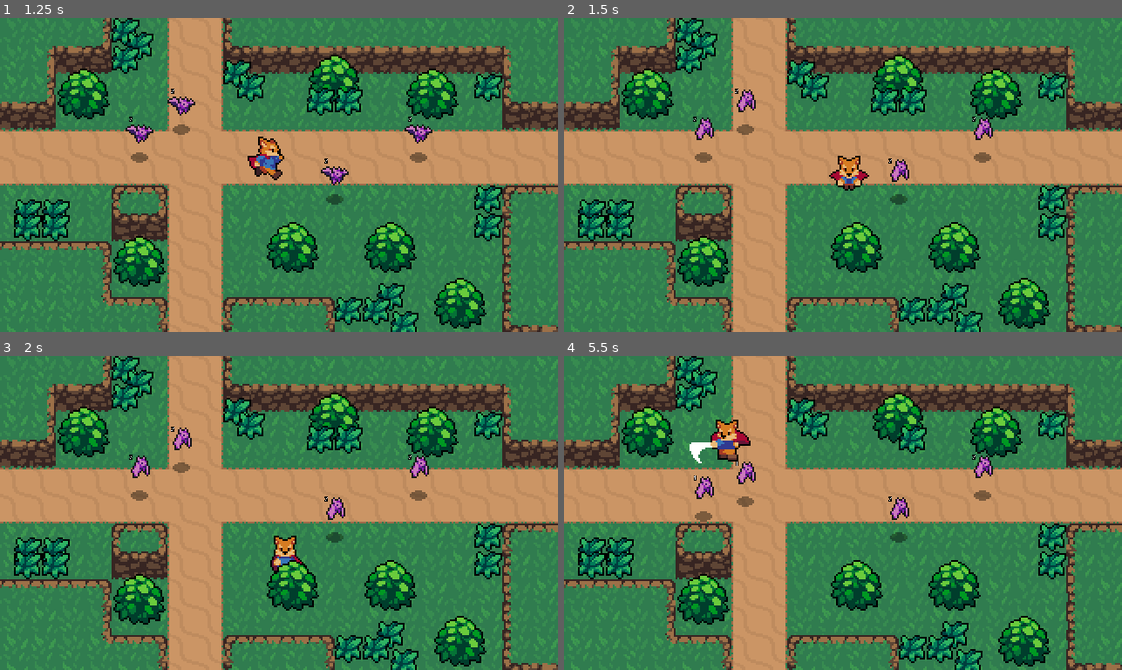
Above: before the commit, frames 1-4 (two rows, left to right).
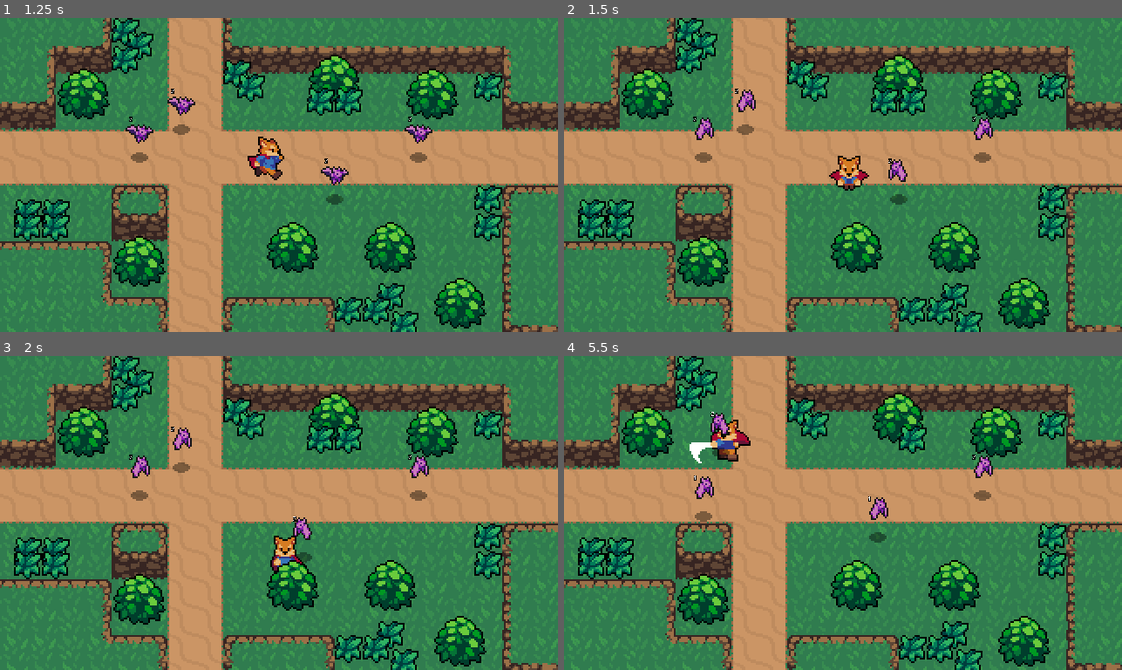
Above: after the commit, the same moments.

Repository: chukmunnlee/action_rpg
Game: Godot game, scene res://World.tscn
Two runs of this game, one before a commit and one after it. Both use one fixed random seed, a clock stepped at 60 frames per second and the inputs below.
Inputs:
- Up to frame 1 (1.25 s): hold Right (ui_right) from 0.53 s (still down); tap Space (attack) at 0.6 s
- Up to frame 2 (1.5 s): release Right (ui_right) at 1.28 s; hold Down (ui_down) from 1.28 s (still down); tap R (roll) at 1.35 s
- Up to frame 3 (2 s): keep holding Down (ui_down)
- Up to frame 4 (5.5 s): release Down (ui_down) at 2.03 s; hold Right (ui_right) 2.03-2.78 s; tap Space (attack) at 2.1, 3.6, 5.1 s; hold Up (ui_up) 2.78-3.53 s; tap R (roll) at 2.85, 4.35 s; hold Left (ui_left) 3.53-5.03 s; hold Down (ui_down) from 5.03 s (still down)

Frame 1 is identical in both runs. In frame 2, 0.2% of the frame differs, in the area x 58-62%, y 44-53%; in frame 3, 0.5%; in frame 4, 1.0%, in the area x 26-62%, y 17-60%.

Commit message:
Bat AI Start

Diff:
--- /dev/null
+++ b/Effects/HitEffect.tscn
@@ -0,0 +1,26 @@
+[gd_scene load_steps=6 format=2]
+
+[ext_resource path="res://Effects/Effect.gd" type="Script" id=1]
+[ext_resource path="res://Effects/HitEffect.png" type="Texture" id=2]
+
+[sub_resource type="AtlasTexture" id=1]
+atlas = ExtResource( 2 )
+region = Rect2( 0, 0, 24, 24 )
+
+[sub_resource type="AtlasTexture" id=2]
+atlas = ExtResource( 2 )
+region = Rect2( 24, 0, 24, 24 )
+
+[sub_resource type="SpriteFrames" id=3]
+animations = [ {
+"frames": [ SubResource( 1 ), SubResource( 2 ) ],
+"loop": true,
+"name": "Animate",
+"speed": 12.0
+} ]
+
+[node name="HitEffect" type="AnimatedSprite"]
+frames = SubResource( 3 )
+animation = "Animate"
+offset = Vector2( 0, -8 )
+script = ExtResource( 1 )
--- a/Enemies/Bat.gd
+++ b/Enemies/Bat.gd
@@ -2,18 +2,56 @@
 
 const EnemyDeathEffect = preload("res://Effects/EnemyDeathEffect.tscn")
 
+export(int) var ACCELERATION = 300
+export(int) var MAX_SPEED = 50
+export(int) var FRICTION = 200
+
+enum {
+	IDLE,
+	WANDER,
+	CHASE
+}
+
+var velocity = Vector2.ZERO
 var knockback = Vector2.ZERO
 var damage = null
 
+var state = CHASE
+
 onready var stats = $Stats
+onready var playerDetectionZone = $PlayerDetectionZone
+onready var sprite = $AnimatedSprite
 
 func _ready():
 	damage = $Damage
 	damage.damage = stats.health
 
 func _physics_process(delta):
-	knockback = knockback.move_toward(Vector2.ZERO, 200 * delta)
+	knockback = knockback.move_toward(Vector2.ZERO, FRICTION * delta)
 	knockback = move_and_slide(knockback)
+
+	match state:
+		IDLE:
+			velocity = velocity.move_toward(Vector2.ZERO, FRICTION * delta)
+			seek_player()
+
+		WANDER:
+			pass
+
+		CHASE:
+			var player = playerDetectionZone.player
+			if null != player:
+				var direction = (player.global_position - global_position).normalized()
+				velocity = velocity.move_toward(direction * MAX_SPEED, ACCELERATION * delta)
+			else:
+				state = IDLE
+
+			sprite.flip_h = velocity.x < 0
+
+	velocity = move_and_slide(velocity)
+
+func seek_player():
+	state = CHASE if playerDetectionZone.can_see_player() else IDLE
 
 func _on_Hurtbox_area_entered(area):
 	# call down, signal up
--- a/Enemies/Bat.tscn
+++ b/Enemies/Bat.tscn
@@ -6,6 +6,7 @@
 [ext_resource path="res://Enemies/Bat.gd" type="Script" id=4]
 [ext_resource path="res://Stats.tscn" type="PackedScene" id=5]
 [ext_resource path="res://Overlap/Damage.tscn" type="PackedScene" id=6]
+[ext_resource path="res://Enemies/PlayerDetectionZone.tscn" type="PackedScene" id=7]
 
 [sub_resource type="AtlasTexture" id=1]
 atlas = ExtResource( 1 )
@@ -42,6 +43,9 @@
 radius = 6.0
 height = 6.0
 
+[sub_resource type="CircleShape2D" id=9]
+radius = 22.0227
+
 [node name="Bat" type="KinematicBody2D"]
 collision_layer = 16
 script = ExtResource( 4 )
@@ -71,5 +75,13 @@
 
 [node name="Damage" parent="." instance=ExtResource( 6 )]
 
+[node name="PlayerDetectionZone" parent="." instance=ExtResource( 7 )]
+
+[node name="CollisionShape2D" parent="PlayerDetectionZone" index="0"]
+modulate = Color( 1, 1, 1, 0.411765 )
+shape = SubResource( 9 )
+
 [connection signal="area_entered" from="Hurtbox" to="." method="_on_Hurtbox_area_entered"]
 [connection signal="no_health" from="Stats" to="." method="_on_Stats_no_health"]
+
+[editable path="PlayerDetectionZone"]
--- /dev/null
+++ b/Enemies/PlayerDetectionZone.gd
@@ -0,0 +1,12 @@
+extends Area2D
+
+var player = null
+
+func can_see_player():
+	return null != player
+
+func _on_PlayerDetectionZone_body_entered(body):
+	player = body
+
+func _on_PlayerDetectionZone_body_exited(body):
+	player = null
--- /dev/null
+++ b/Enemies/PlayerDetectionZone.tscn
@@ -0,0 +1,13 @@
+[gd_scene load_steps=2 format=2]
+
+[ext_resource path="res://Enemies/PlayerDetectionZone.gd" type="Script" id=1]
+
+[node name="PlayerDetectionZone" type="Area2D"]
+collision_layer = 0
+collision_mask = 2
+script = ExtResource( 1 )
+
+[node name="CollisionShape2D" type="CollisionShape2D" parent="."]
+
+[connection signal="body_entered" from="." to="." method="_on_PlayerDetectionZone_body_entered"]
+[connection signal="body_exited" from="." to="." method="_on_PlayerDetectionZone_body_exited"]
--- /dev/null
+++ b/Overlap/Hurtbox.gd
@@ -0,0 +1,12 @@
+extends Area2D
+
+export(bool) var show_hit = true
+
+const HitEffect = preload("res://Effects/HitEffect.tscn")
+
+func _on_Hurtbox_area_entered(area):
+	if show_hit:
+		var effect = HitEffect.instance()
+		# TODO: What is the difference between position and global_position ??
+		effect.global_position = global_position
+		get_tree().current_scene.add_child(effect)
--- a/Overlap/Hurtbox.tscn
+++ b/Overlap/Hurtbox.tscn
@@ -1,7 +1,12 @@
-[gd_scene format=2]
+[gd_scene load_steps=2 format=2]
+
+[ext_resource path="res://Overlap/Hurtbox.gd" type="Script" id=1]
 
 [node name="Hurtbox" type="Area2D"]
 collision_layer = 0
 collision_mask = 0
+script = ExtResource( 1 )
 
 [node name="CollisionShape2D" type="CollisionShape2D" parent="."]
+
+[connection signal="area_entered" from="." to="." method="_on_Hurtbox_area_entered"]
--- a/World/Grass.tscn
+++ b/World/Grass.tscn
@@ -17,6 +17,7 @@
 
 [node name="Hurtbox" parent="." instance=ExtResource( 3 )]
 collision_layer = 8
+show_hit = false
 
 [node name="CollisionShape2D" parent="Hurtbox" index="0"]
 position = Vector2( 8, 8 )
Not shown: 1 places in Enemies/Bat.tscn that only renumber resources
Not shown, changed: README.md
